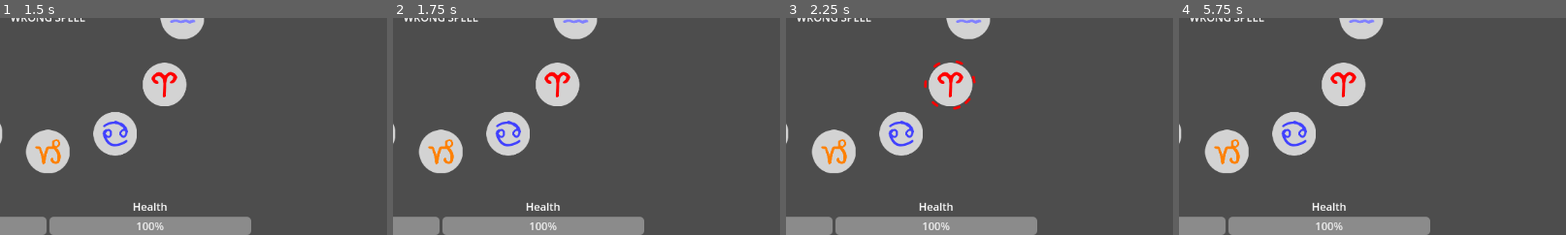
Above: before the commit, frames 1-4 (left to right).
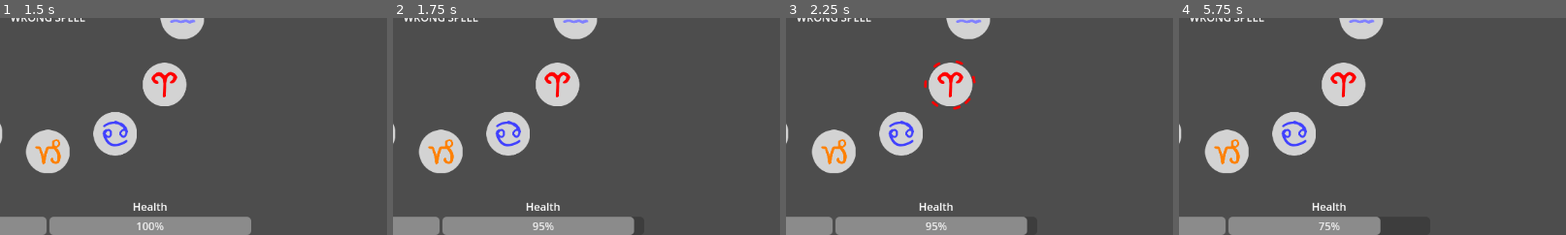
Above: after the commit, the same moments.

Repository: AJEKsoft/Merlin-le-Roi
Game: Godot game, scene res://main_menu.tscn
Two runs of this game, one before a commit and one after it. Both use one fixed random seed, a clock stepped at 60 frames per second and the inputs below.
Inputs (mouse positions are % of the whole screen's width and height, from its top left):
- Up to frame 1 (1.5 s): click "Play" at 0.5 s; tap Enter at 1.25 s; move the mouse to (67, 50) at 1.27 s; click (67, 50) at 1.42 s
- Up to frame 2 (1.75 s): no input
- Up to frame 3 (2.25 s): tap Space at 2 s; move the mouse to (65, 65) at 2.02 s; click (65, 65) at 2.17 s
- Up to frame 4 (5.75 s): move the mouse to (59, 77) at 2.77 s; click (59, 77) at 2.92 s; tap Enter at 3.5, 5 s; move the mouse to (50, 81) at 3.52 s; click (50, 81) at 3.67 s; tap Space at 4.25 s; move the mouse to (41, 77) at 4.27 s; click (41, 77) at 4.42 s; move the mouse to (35, 65) at 5.02 s; click (35, 65) at 5.17 s
The pictures show only the part of the screen within x 44-94%, y 50-100%; the shares and areas given below are measured in that part.

Frame 1 is identical in both runs. In frame 2, 0.4% of the frame differs, in the area x 35-65%, y 91-100%; in frame 3, 0.4%; in frame 4, 1.2%.
Error before the commit: Parse Error: Could not resolve external class member "death_sound". (res://monsters/Monster.gd:34)

Commit message:
set correct data type for AudioStream

Diff:
--- a/monsters/Monster.gd
+++ b/monsters/Monster.gd
@@ -5,12 +5,15 @@
 # references to UI elements describing the monster
 var health_progress = null
 
+@export var settings : MonsterSettings
 signal attack(value: int)
 signal death
 var health
 var mana
-@export var attack_timer : Timer = Timer.new()
-@export var settings : MonsterSettings
+var attack_timer : Timer = Timer.new()
+var death_sound_player : AudioStreamPlayer = AudioStreamPlayer.new()
+var hurt_sound_player : AudioStreamPlayer = AudioStreamPlayer.new()
+var attack_sound_player : AudioStreamPlayer = AudioStreamPlayer.new()
 
 func _ready():
 	attack_timer.timeout.connect(_on_attack_timeout)
@@ -20,6 +23,15 @@
 	health_progress.max_value = settings.max_health
 	health_progress.value = health
 	add_child(attack_timer)
+	if settings.death_sound != null:
+		death_sound_player.stream = settings.death_sound
+	add_child(death_sound_player)
+	if settings.hurt_sound != null:
+		hurt_sound_player.stream = settings.hurt_sound
+	add_child(hurt_sound_player)
+	if settings.attack_sound != null:
+		attack_sound_player.stream = settings.attack_sound
+	add_child(attack_sound_player)
 
 # Called every frame. 'delta' is the elapsed time since the previous frame.
 func _process(delta):
@@ -31,15 +43,12 @@
 	health -= damage
 	health_progress.value = health
 	if health <= 0:
-		if settings.death_sound != null:
-			settings.death_sound.play()
+		death_sound_player.play()
 		emit_signal("death")
 		queue_free()
 	else:
-		if settings.hurt_sound != null:
-			settings.hurt_sound.play()
+		hurt_sound_player.play()
 
 func _on_attack_timeout():
-	if settings.attack_sound != null:
-		settings.attack_sound.play()
+	attack_sound_player.play()
 	emit_signal("attack", settings.strength)
--- a/monsters/MonsterSettings.gd
+++ b/monsters/MonsterSettings.gd
@@ -11,6 +11,6 @@
 @export var intelligence = 0
 @export var magic = 0
 @export var attack_speed = 0
-@export var death_sound : AudioStreamPlayer
-@export var hurt_sound : AudioStreamPlayer
-@export var attack_sound : AudioStreamPlayer
+@export var attack_sound : AudioStream
+@export var hurt_sound : AudioStream
+@export var death_sound : AudioStream
